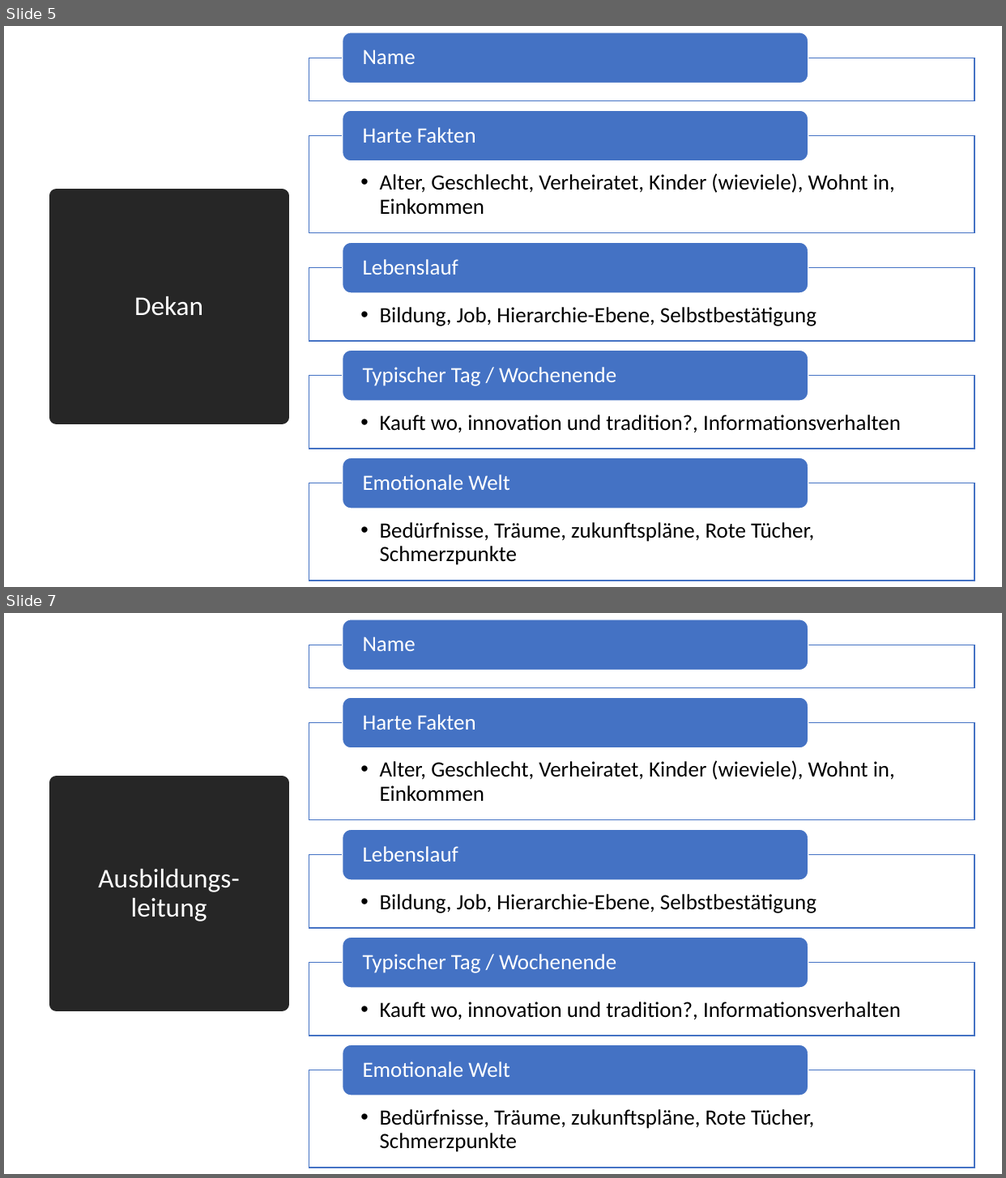
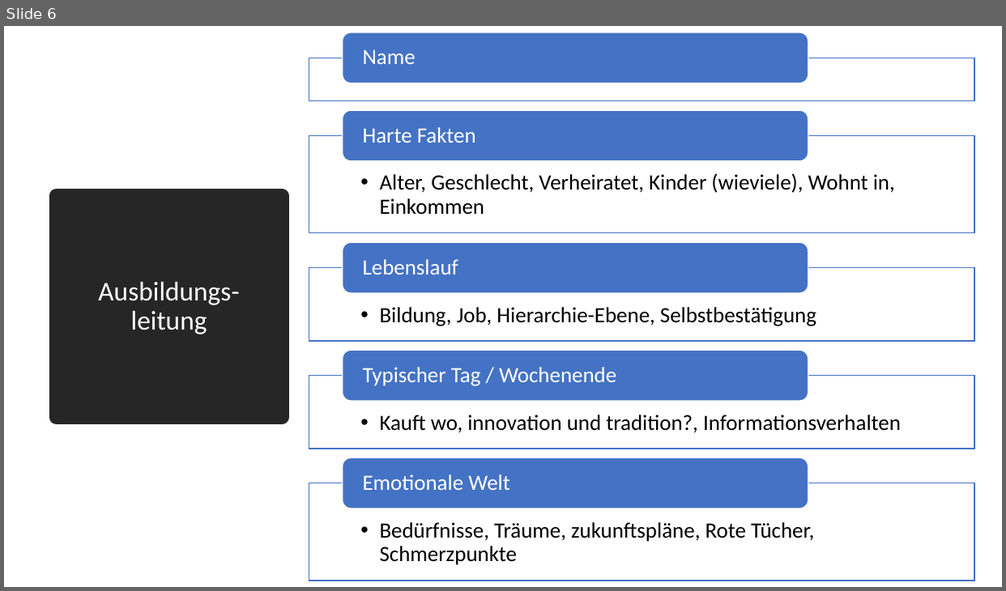
Before and after one commit to KanBen86/personalisierte-Studiengangsgestaltung, a slide deck: Unterrichtseinheit/Stakeholder.pptx. Shown one above the other, each under a label of ours: slides 5 and 7 before the commit, slide 6 after it; the slides between them are not shown. The pictures are 1006x1178 and 1006x591 pixels, drawn with LibreOffice and Linux fonts; fonts in the diff are those of the drawing. Boxes give left, top, right and bottom in pixels: in the first picture for what was removed or moved away, otherwise in the second. Text is boxed around its words. In the diff, an @@ line names an element or a change of style, - is before the commit and + after.

```diff
--- a/Unterrichtseinheit/Stakeholder.pptx
+++ b/Unterrichtseinheit/Stakeholder.pptx
@@ slide 5 removed at bbox=[4, 26, 1002, 587], background #FFFFFF @@
@@ title removed at bbox=[57, 196, 282, 417] @@
-Dekan
@@ group removed at bbox=[309, 32, 975, 581]: 9 texts, 5 rectangles, 5 rounded rectangles @@
-Name
-  • Alter, Geschlecht, Verheiratet, Kinder (wieviele), Wohnt in, Einkommen
-Harte Fakten
-  • Bildung, Job, Hierarchie-Ebene, Selbstbestätigung
-Lebenslauf
-  • Kauft wo, innovation und tradition?, Informationsverhalten
-Typischer Tag / Wochenende
-  • Bedürfnisse, Träume, zukunftspläne, Rote Tücher, Schmerzpunkte
-Emotionale Welt
@@ what was slide 7 is now slide 6 @@
```
Also in this commit, not shown: 1 slide added, 1 other slide removed.
